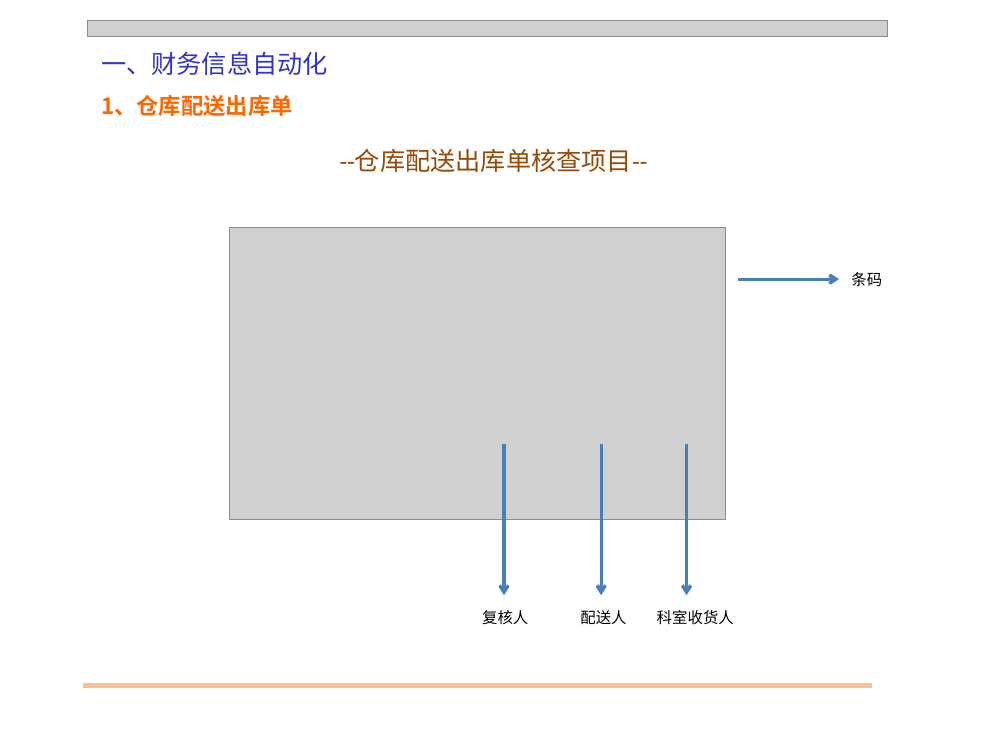
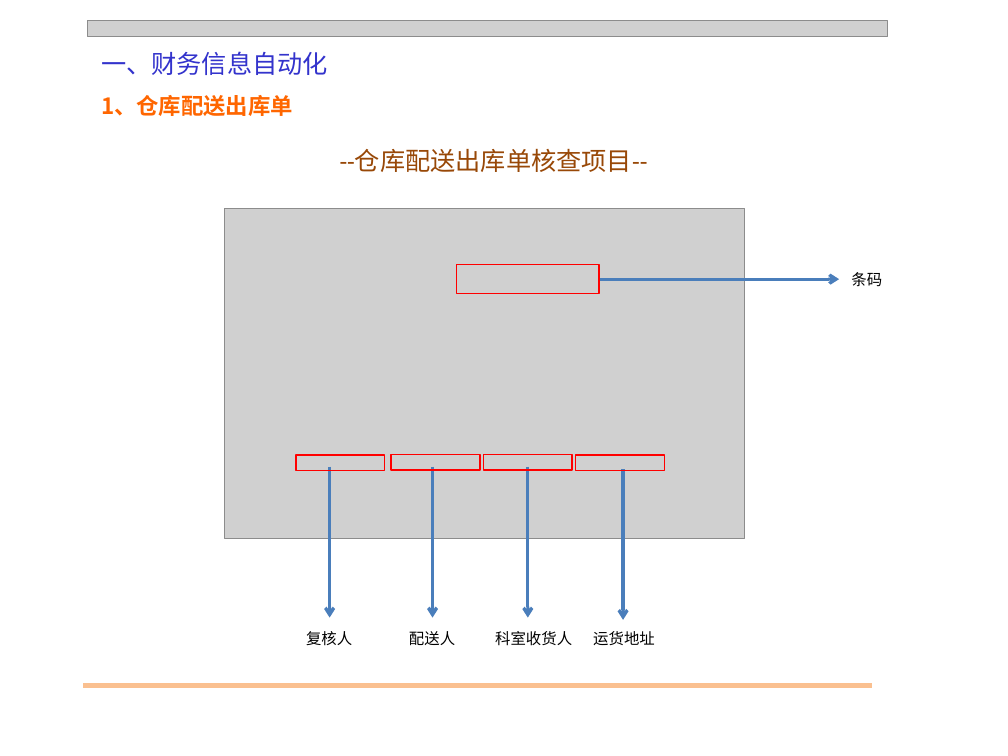
Before and after one commit to qq840937370/Automation_CodeReading, a slide deck: slide 2 of Docs/信息自动化解决方案.pptx. Drawn at 1008x756 pixels with LibreOffice and Linux fonts; fonts in the diff are those of the drawing; grey boxes stand for pictures. Boxes give left, top, right and bottom in pixels: in the first picture for what was removed or moved away, otherwise in the second. Text is boxed around its words. In the diff, an @@ line names an element or a change of style, - is before the commit and + after.

```diff
--- a/Docs/信息自动化解决方案.pptx
+++ b/Docs/信息自动化解决方案.pptx
@@ picture at box(225, 209, 745, 539): rotation 0 to 270 degrees @@
@@ rectangle added at box(457, 265, 600, 294), outline #FF0000 1 pt @@
@@ arrow moved from (738, 279) - (839, 279) to (599, 279) - (839, 279) @@
@@ rectangle added at box(296, 456, 385, 471), outline #FF0000 1 pt @@
@@ arrow moved from (504, 445) - (504, 596) to (330, 467) - (330, 618) @@
@@ rectangle added at box(391, 455, 480, 470), outline #FF0000 1 pt @@
@@ arrow moved from (601, 445) - (601, 596) to (432, 467) - (432, 618) @@
@@ rectangle added at box(484, 455, 573, 470), outline #FF0000 1 pt @@
@@ arrow moved from (686, 445) - (686, 596) to (528, 467) - (528, 618) @@
@@ rectangle added at box(576, 456, 664, 471), outline #FF0000 1 pt @@
@@ arrow added from (623, 469) to (623, 620), #4B7EBC 2.25 pt @@
@@ text "复核人": place and size @@
-text "复核人" at box(482, 610, 528, 624)
+text "复核人" at box(306, 631, 352, 646)
@@ text "配送人": place and size @@
-text "配送人" at box(580, 610, 626, 624)
+text "配送人" at box(409, 631, 455, 646)
@@ text "科室收货人": place and size @@
-text "科室收货人" at box(657, 610, 734, 625)
+text "科室收货人" at box(495, 631, 572, 646)
@@ text added at box(593, 631, 655, 645), 11 pt, text #000000 @@
+运货地址
```
Also in this commit, not shown: 2 other slides changed, 1 slide removed, 10 other files.
